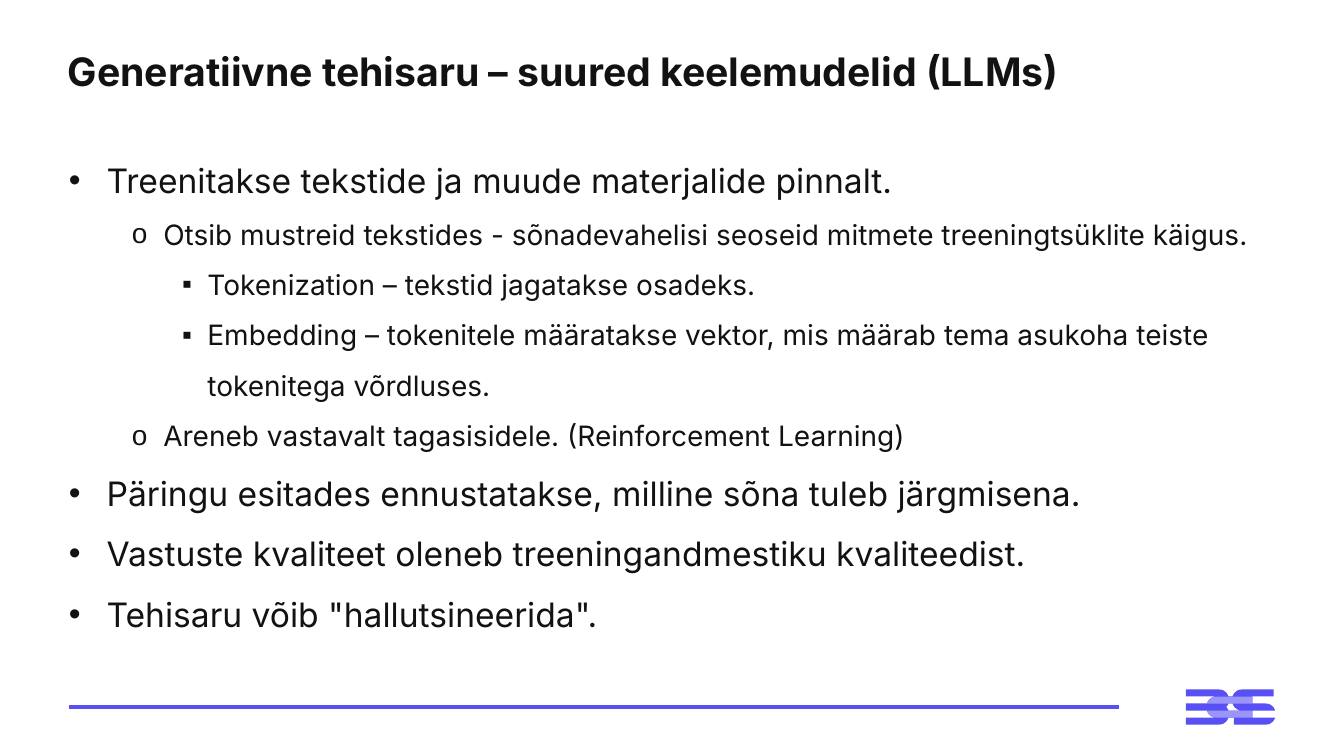
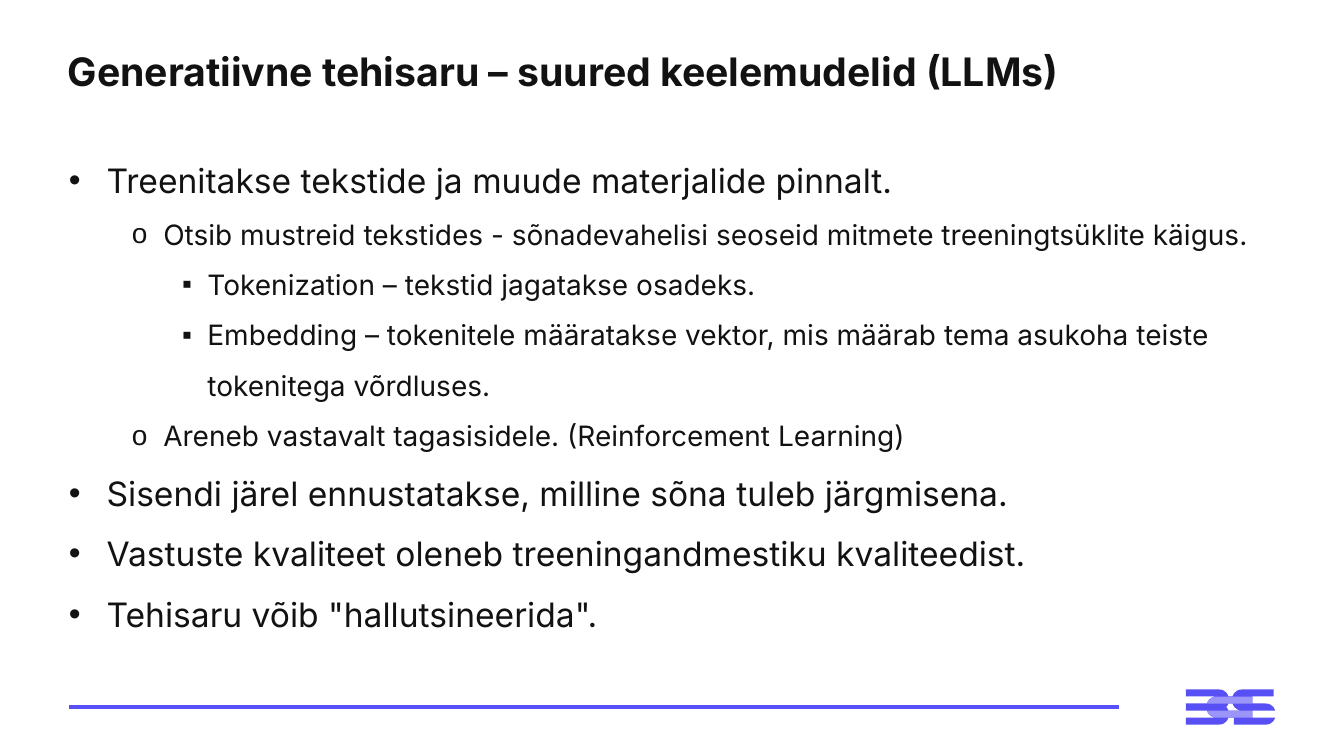
Before and after one commit to virverani/andmetarkus_2026_kevad, a slide deck: slide 4 of Day15/15-paev-andmetarkus-esitlus.pptx (slide 3 before the commit). Drawn at 1344x756 pixels with LibreOffice and Linux fonts; fonts in the diff are those of the drawing. Boxes give left, top, right and bottom in pixels: in the first picture for what was removed or moved away, otherwise in the second. Text is boxed around its words. In the diff, an @@ line names an element or a change of style, - is before the commit and + after.

```diff
--- a/Day15/15-paev-andmetarkus-esitlus.pptx
+++ b/Day15/15-paev-andmetarkus-esitlus.pptx
@@ text at [107, 480, 1008, 514]: text changed @@
-• Päringu esitades ennustatakse, milline sõna tuleb järgmisena.
+• Sisendi järel ennustatakse, milline sõna tuleb järgmisena.
```
Also in this commit, not shown: 3 other slides changed, 1 slide added, 12 other files.
